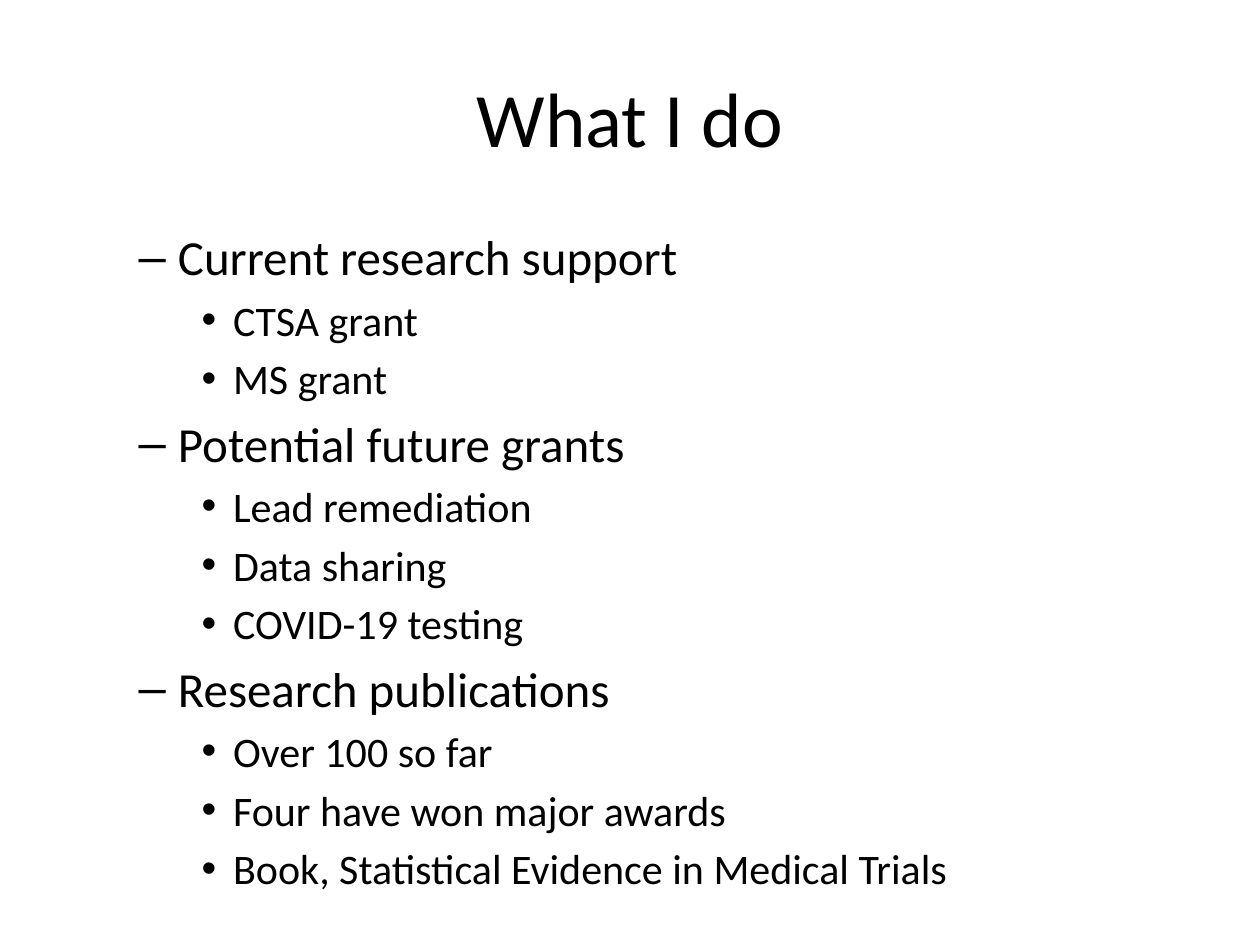
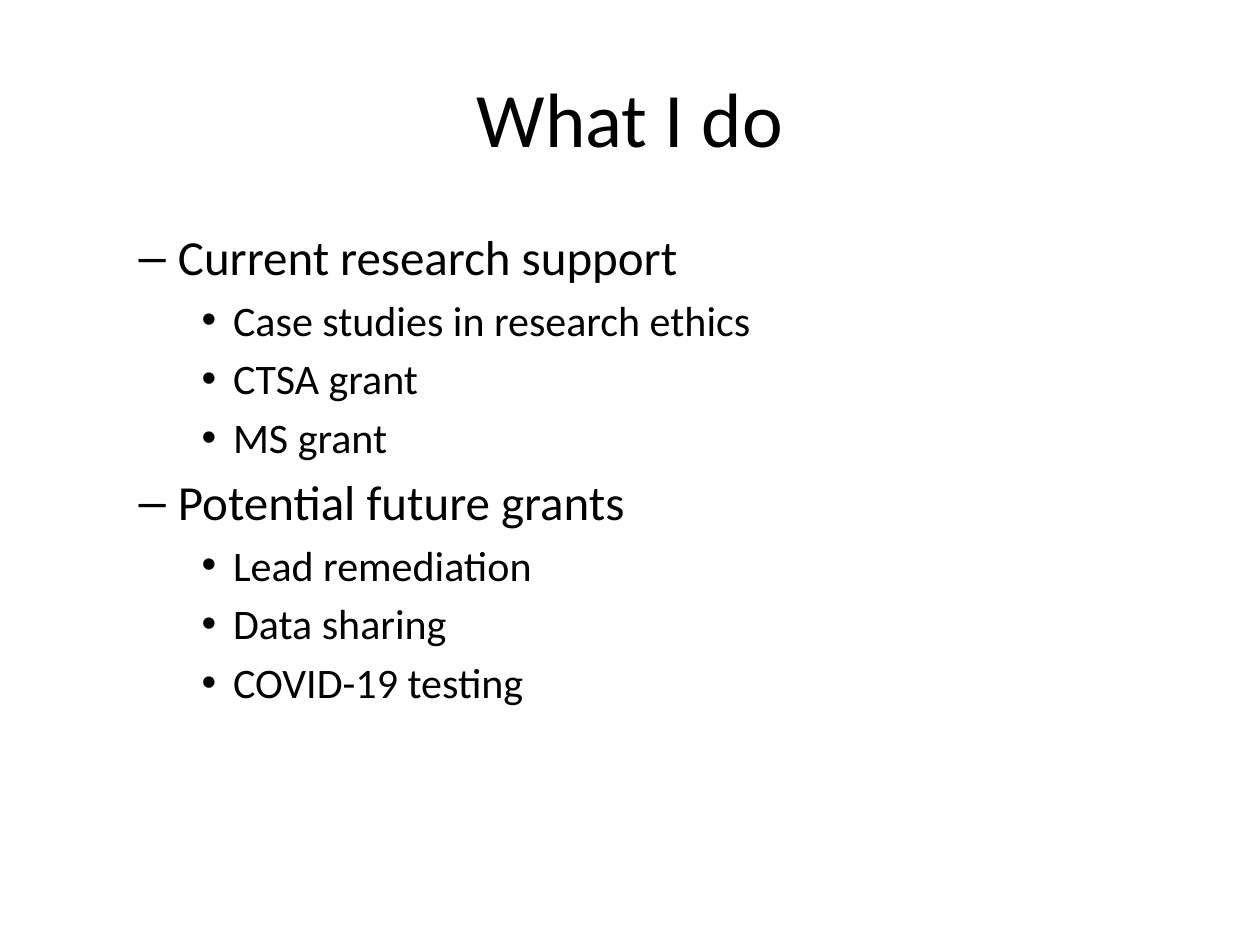
Before and after one commit to pmean/build-website, a slide deck: slide 5 of text/20/research-interests.pptx. Drawn at 1260x945 pixels with LibreOffice and Linux fonts; fonts in the diff are those of the drawing. Boxes give left, top, right and bottom in pixels: in the first picture for what was removed or moved away, otherwise in the second. Text is boxed around its words. In the diff, an @@ line names an element or a change of style, - is before the commit and + after.

Commit message:
Expand discussion in research-interests.

```diff
--- a/text/20/research-interests.pptx
+++ b/text/20/research-interests.pptx
@@ text at [233, 306, 751, 337]: paragraph added @@
+    • Case studies in research ethics
@@ text at [178, 673, 947, 889]: paragraphs removed @@
-  – Research publications
-    • Over 100 so far
-    • Four have won major awards
-    • Book, Statistical Evidence in Medical Trials
```
Also in this commit, not shown: 3 other slides changed, 1 slide added, 1 other file.
